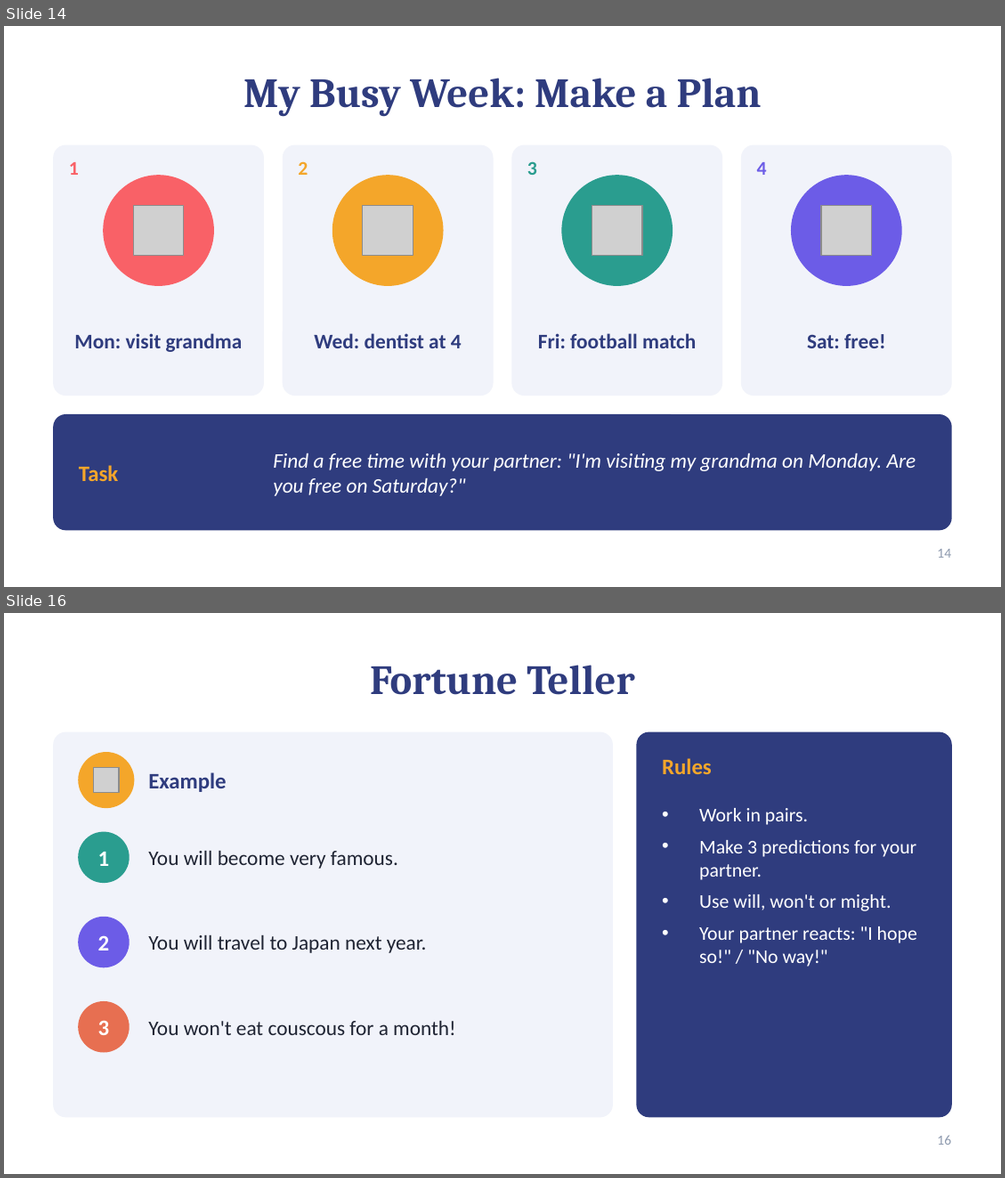
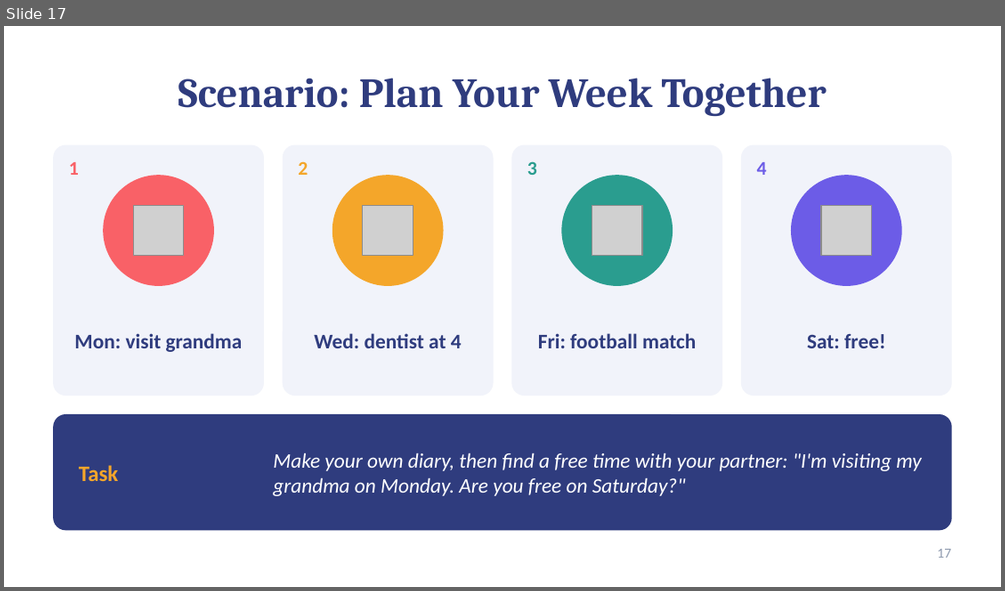
Before and after one commit to moundhermghezzi321-oss/leafgraud, a slide deck: Lesson5_Plans_and_Dreams.pptx. Shown one above the other, each under a label of ours: slides 14 and 16 before the commit, slide 17 after it; the slides between them are not shown. The pictures are 1005x1178 and 1005x591 pixels, drawn with LibreOffice and Linux fonts; fonts in the diff are those of the drawing; grey boxes stand for pictures. Boxes give left, top, right and bottom in pixels: in the first picture for what was removed or moved away, otherwise in the second. Text is boxed around its words. In the diff, an @@ line names an element or a change of style, - is before the commit and + after.

```diff
--- a/Lesson5_Plans_and_Dreams.pptx
+++ b/Lesson5_Plans_and_Dreams.pptx
@@ slide 16 removed at <box>4,613,1001,1174</box>, background #FFFFFF @@
@@ title removed at <box>370,665,634,695</box> @@
-Fortune Teller
@@ rounded rectangle removed at <box>54,732,612,1117</box> @@
@@ rounded rectangle removed at <box>637,732,951,1117</box> @@
@@ ellipse removed at <box>79,753,134,807</box> @@
@@ picture removed at <box>94,768,119,793</box> @@
@@ text removed at <box>148,772,226,792</box> @@
-Example
@@ text removed at <box>662,758,712,774</box> @@
-Rules
@@ text removed at <box>699,808,917,966</box> @@
-• Work in pairs.
-• Make 3 predictions for your partner.
-• Use will, won't or might.
-• Your partner reacts: "I hope so!" / "No way!"
@@ ellipse removed at <box>79,832,129,882</box> @@
@@ text removed at <box>98,852,110,866</box> @@
-1
@@ text removed at <box>148,851,398,868</box> @@
-You will become very famous.
@@ ellipse removed at <box>79,917,129,967</box> @@
@@ text removed at <box>98,935,110,950</box> @@
-2
@@ text removed at <box>148,935,427,953</box> @@
-You will travel to Japan next year.
@@ ellipse removed at <box>79,1002,129,1052</box> @@
@@ text removed at <box>98,1020,110,1035</box> @@
-3
@@ text removed at <box>148,1021,456,1035</box> @@
-You won't eat couscous for a month!
@@ page number removed at <box>937,1135,951,1144</box> @@
-16
@@ what was slide 14 is now slide 17 @@
@@ slide 17 changed as well @@
@@ title at <box>178,78,826,116</box>: text changed @@
-My Busy Week: Make a Plan
+Scenario: Plan Your Week Together
@@ text at <box>273,453,921,496</box>: text changed @@
-Find a free time with your partner: "I'm visiting my grandma on Monday. Are you free on Saturday?"
+Make your own diary, then find a free time with your partner: "I'm visiting my grandma on Monday. Are you free on Saturday?"
@@ page number at <box>937,548,951,557</box>: text changed @@
-14
+17
```
Also in this commit, not shown: 10 other slides changed, 7 slides added, 5 other slides removed.
